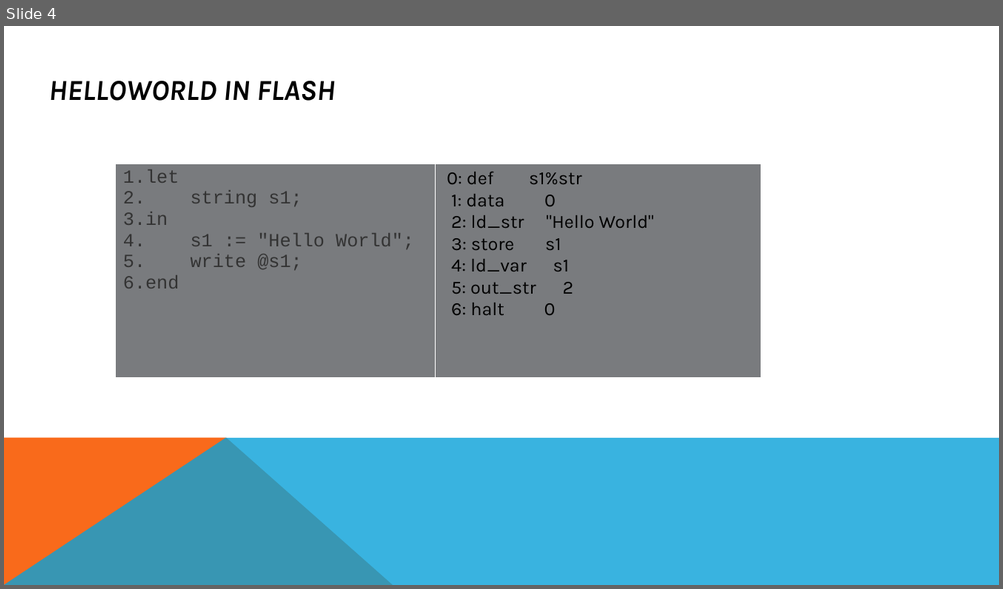
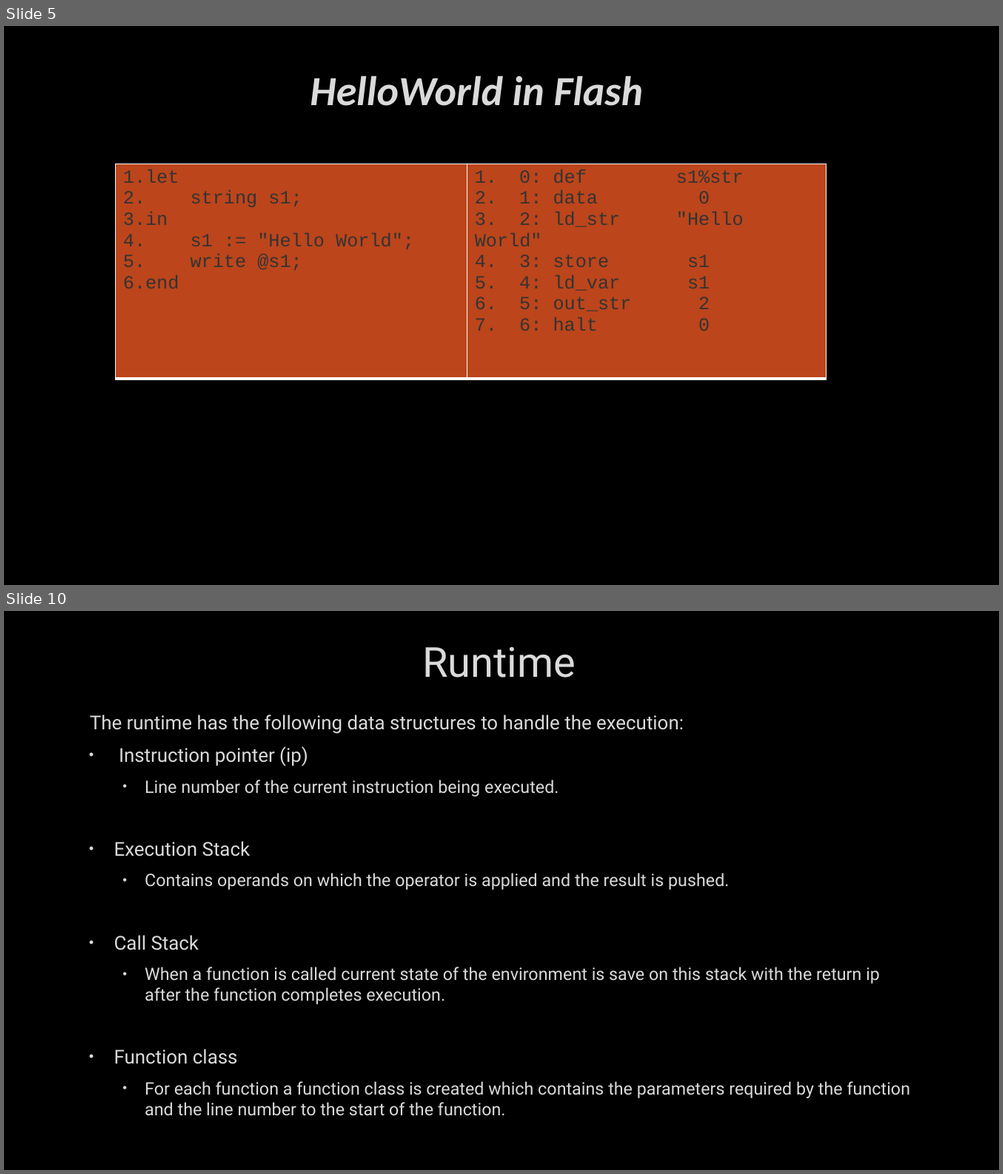
Before and after one commit to bhrlabs/CompilerRuntime, a slide deck: Document/Flash_ppt.pptx. Shown one above the other, each under a label of ours: slide 4 before the commit, slides 5 and 10 after it; the slides between them are not shown. The pictures are 1003x589 and 1003x1174 pixels, drawn with LibreOffice and Linux fonts; fonts in the diff are those of the drawing; background and template pictures are left out. Boxes give left, top, right and bottom in pixels: in the first picture for what was removed or moved away, otherwise in the second. Text is boxed around its words. In the diff, an @@ line names an element or a change of style, - is before the commit and + after.

```diff
--- a/Document/Flash_ppt.pptx
+++ b/Document/Flash_ppt.pptx
@@ slide 10 added at (x1=4, y1=611, x2=999, y2=1170), background picture (left out) @@
@@ title added at (x1=422, y1=647, x2=575, y2=678), 40 pt, text #DADADA @@
+Runtime
@@ text added at (x1=90, y1=715, x2=910, y2=1116), 16.6 pt, text #DADADA @@
+The runtime has the following data structures to handle the execution:
+• Instruction pointer (ip)
+  • Line number of the current instruction being executed.
+• Execution Stack
+  • Contains operands on which the operator is applied and the result is pushed.
+• Call Stack
+  • When a function is called current state of the environment is save on this stack with the return ip after the function completes execution.
+• Function class
+  • For each function a function class is created which contains the parameters required by the function and the line number to the start of the function.
@@ what was slide 4 is now slide 5 @@
@@ slide 5 changed as well @@
@@ background #FFFFFF to picture (left out) @@
@@ title at (x1=310, y1=76, x2=643, y2=106): text changed; size 28 to 40 pt; font Karla to Calibri; text colour #000000 to #DADADA @@
-HELLOWORLD IN FLASH
+HelloWorld in Flash
@@ table at (x1=116, y1=164, x2=826, y2=379) @@
@@ fill #797B7E to #BC451B in row 1 @@
@@ font Karla to Courier New, text colour #000000 to #333333 in "0: def s1%str", "1: data 0", "2: ld_str "Hello World"", "3: store s1" and 3 more places @@
@@ bullet none to 1. @@
@@ table resized from (x1=116, y1=164, x2=761, y2=379) to (x1=116, y1=164, x2=826, y2=379) @@
@@ freeform shape removed at (x1=4, y1=438, x2=392, y2=585) @@
@@ freeform shape removed at (x1=4, y1=438, x2=999, y2=585) @@
```
Also in this commit, not shown: 12 other slides changed, 7 other slides added, 4 slides removed, 21 other files.
